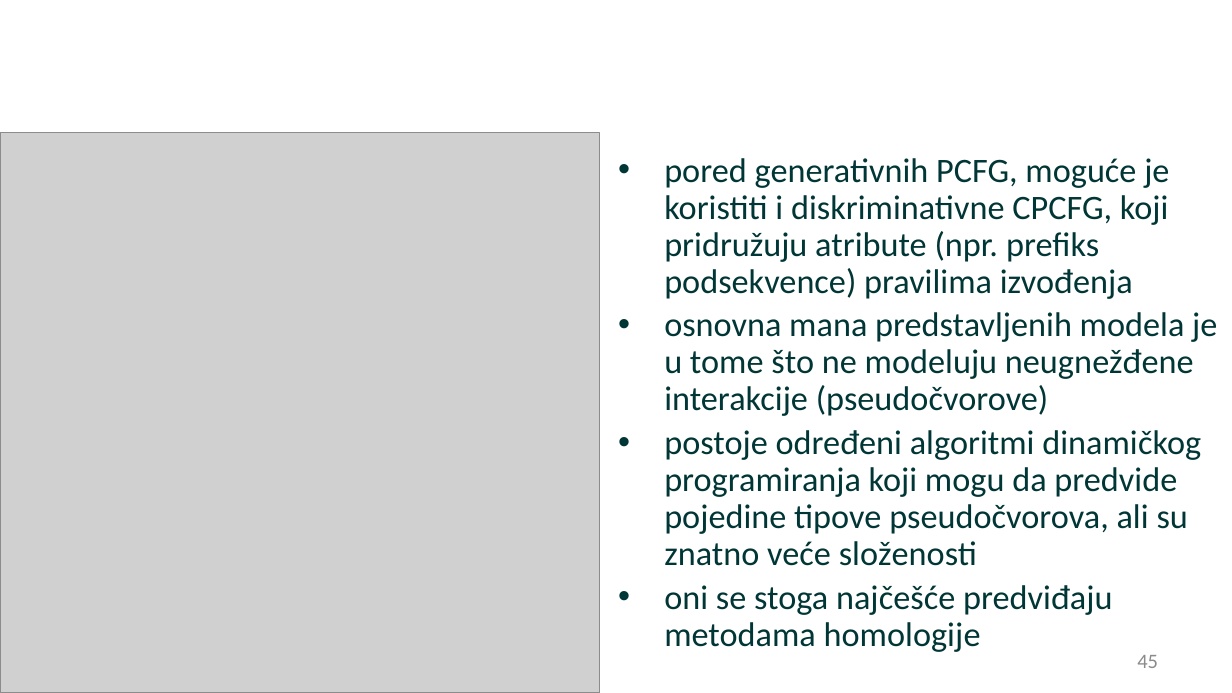
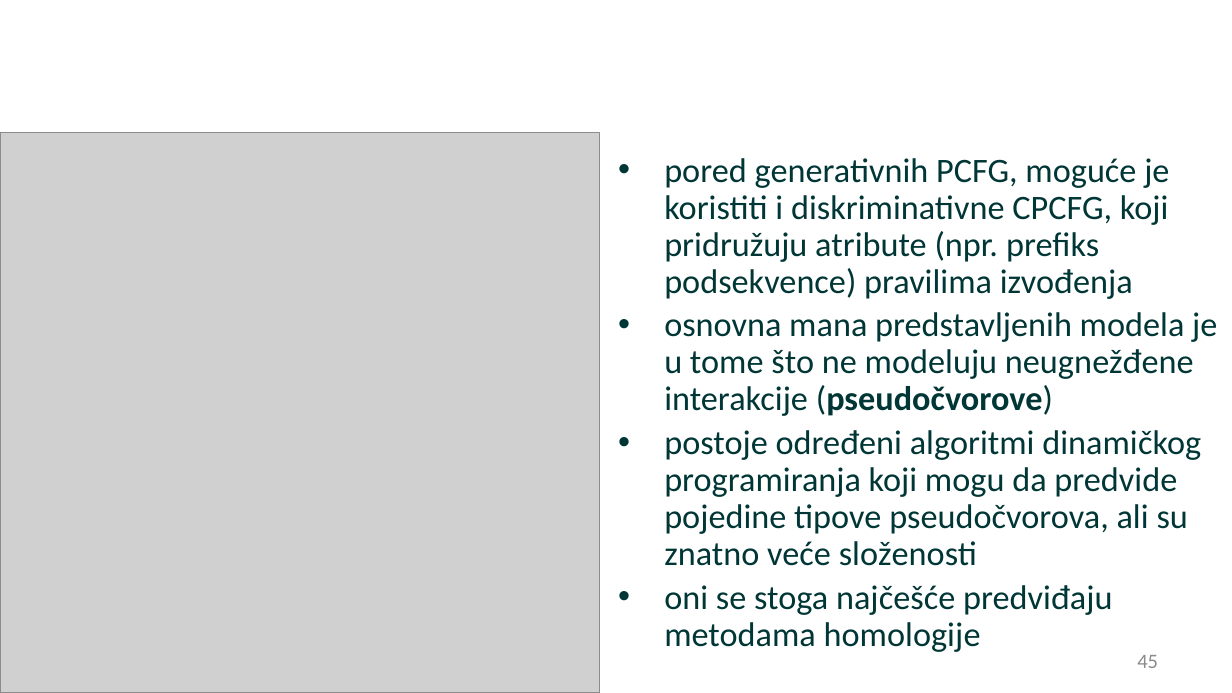
Before and after one commit to matfija/Sekundarna-struktura-tRNK, a slide deck: slide 45 of slajdovi/Sekvence-slajdovi.pptx. Drawn at 1232x693 pixels with LibreOffice and Linux fonts; fonts in the diff are those of the drawing; grey boxes stand for pictures; background and template pictures are left out. Boxes give left, top, right and bottom in pixels: in the first picture for what was removed or moved away, otherwise in the second. Text is boxed around its words. In the diff, an @@ line names an element or a change of style, - is before the commit and + after.

```diff
--- a/slajdovi/Sekvence-slajdovi.pptx
+++ b/slajdovi/Sekvence-slajdovi.pptx
@@ text at bbox=[664, 312, 1217, 416]: bold on in "(pseudočvorove)" @@
```
Also in this commit, not shown: 5 other slides changed, 1 other file.
